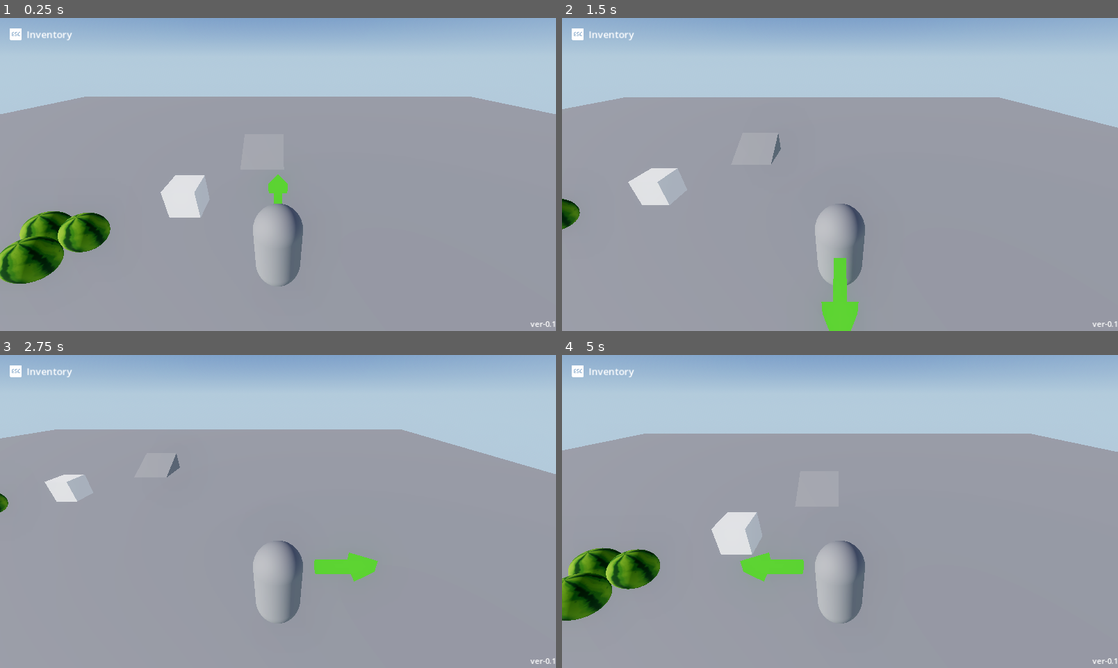
Above: before the commit, frames 1-4 (two rows, left to right).
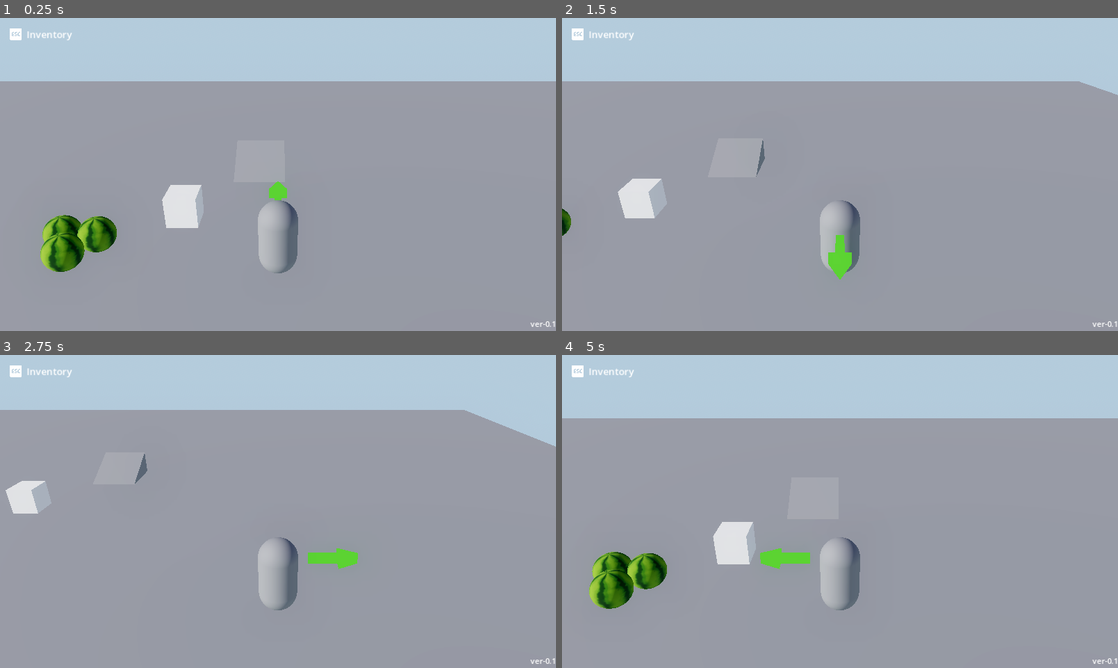
Above: after the commit, the same moments.

Repository: quinoazephyr/farm-hunt-game
Game: Godot game, scene res://source/nodes/scenes/test_items.tscn
Two runs of this game, one before a commit and one after it. Both use one fixed random seed, a clock stepped at 60 frames per second and the inputs below.
Inputs (mouse positions are in pixels of both pictures, inside the frame that each line leads up to):
- Up to frame 1 (0.25 s): no input
- Up to frame 2 (1.5 s): tap Enter (ui_accept) at 0.5, 0.77 s; move the mouse to (962, 158) at 0.52 s; hold D (move_right) 0.53-1.28 s; tap E (accept) at 0.6 s; move the mouse to (728, 190) at 1.27 s; hold S (move_backward) from 1.28 s (still down); tap Space (action_x) at 1.35 s
- Up to frame 3 (2.75 s): tap Enter (ui_accept) at 1.52 s; move the mouse to (333, 442) at 2.02 s; release S (move_backward) at 2.03 s; hold D (move_right) from 2.03 s (still down); right-click (333, 442) at 2.1 s
- Up to frame 4 (5 s): move the mouse to (812, 574) at 2.77 s; release D (move_right) at 2.78 s; hold W (move_forward) 2.78-3.53 s; tap E (accept) at 2.85 s; tap Enter (ui_accept) at 3.02, 3.77, 4.52 s; move the mouse to (1006, 558) at 3.52 s; hold A (move_left) from 3.53 s (still down); tap Space (action_x) at 3.6 s; move the mouse to (673, 464) at 4.27 s; right-click (673, 464) at 4.35 s

The runs differ from the first frame. In frame 1, 16% of the frame differs, in the area x 0-100%, y 0-86%; in frame 2, 15%; in frame 3, 16%; in frame 4, 17%.

Commit message:
fix camera fov and transform

Diff:
--- a/source/nodes/cameras/camera_parent.tscn
+++ b/source/nodes/cameras/camera_parent.tscn
@@ -3,10 +3,10 @@
 [ext_resource type="Script" path="res://source/scripts/camera/camera_player.gd" id="1_3r6ac"]
 
 [node name="CameraParent" type="Node3D"]
-transform = Transform3D(1, 0, 0, 0, 1, 0, 0, 0, 1, 0, 1.5, 1.746)
 script = ExtResource("1_3r6ac")
 _invert_x = true
 
 [node name="CameraPlayer" type="Camera3D" parent="."]
-transform = Transform3D(1, 0, 0, 0, 0.866025, 0.5, 0, -0.5, 0.866025, 0, 3, 3)
+transform = Transform3D(1, 0, 0, 0, 0.906307, 0.422618, 0, -0.422618, 0.906307, 0, 5, 8)
+fov = 45.0
 size = 10.0
